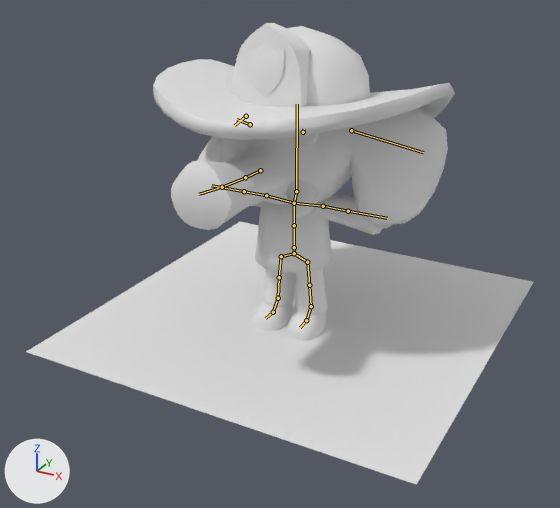
A saved change to the Blender file we fight those wild fews/Assets/Blender Files/ellelefaunt.blend.
The view is the same before and after, from a camera (50 mm lens) standing at (3.49, -6.85, 4.09) and looking at (-0.06, -0.4, 0.87). Every picture has the same lights, and +X, +Y and +Z are marked at lower left. The bones that bend it are drawn over the model as lines.

Objects in the first picture: 'Body', 'Hat', 'Head', 'Plane', 'Tusks'.
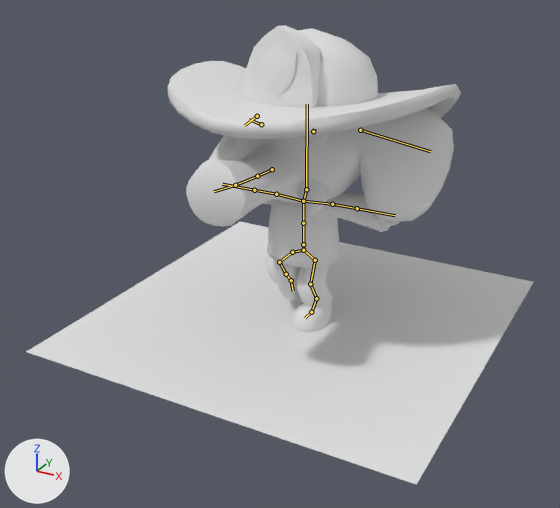
The newer file adds an action. The first version stands in its rest pose; the second is drawn at frame 10 of the action 'Run'.

Changed parts and their boxes (x1, y1, x2, y2) in the pictures (560 x 508 px):
'Head', posed: before (171, 107, 448, 230); after (186, 108, 454, 227)
'Hat', posed: before (153, 23, 455, 140); after (168, 26, 461, 139)
'Body', posed: before (251, 196, 392, 340); after (263, 194, 400, 331)
'Tusks', posed: before (286, 179, 320, 219); after (297, 178, 330, 216)
bone 'HipRoot', root to tip: before (294, 247) to (294, 253); after (303, 244) to (303, 250)
bone 'LegL', root to tip: before (307, 262) to (309, 285); after (315, 260) to (310, 284)
bone 'ForelegL', root to tip: before (309, 285) to (311, 306); after (310, 284) to (316, 298)
bone 'FootL', root to tip: before (311, 306) to (306, 320); after (316, 298) to (311, 312)
bone 'LegR', root to tip: before (281, 256) to (279, 277); after (292, 252) to (279, 262)
bone 'ForelegR', root to tip: before (279, 277) to (278, 298); after (279, 262) to (286, 274)
bone 'FootR', root to tip: before (278, 298) to (273, 312); after (286, 274) to (291, 280)
bone 'ToesR', root to tip: before (273, 312) to (265, 318); after (291, 280) to (293, 291)

The change in detail:
Object 'Armature' (bone_rig_object) moves from (0.0, -0.196, 0.873) to (0.0, 0.025, 0.873).
Bone 'Root' (bone_root) moves from (0.0, 0.0, 0.0) to (-0.048, 0.0, 0.0).
Bone 'HipRoot' (bone_hiproot) turns from (0, 0, 0) to (0, 13, 0) degrees about its own x, y and z.
Bone 'LegL' (bone_legl) turns from (0, 0, 0) to (-23, -14, 6) degrees about its own x, y and z.
Bone 'ForelegL' (bone_forelegl) turns from (0, 0, 0) to (50, 2, -2) degrees about its own x, y and z.
Bone 'FootL' (bone_footl) turns from (0, 0, 0) to (-30, 2, 1) degrees about its own x, y and z.
Bone 'LegR' (bone_legr) turns from (0, 0, 0) to (-87, -9, -7) degrees about its own x, y and z.
Bone 'ForelegR' (bone_forelegr) turns from (0, 0, 0) to (123, 2, -5) degrees about its own x, y and z.
Bone 'FootR' (bone_footr) turns from (0, 0, 0) to (48, -1, 0) degrees about its own x, y and z.
Bone 'ToesR' (bone_toesr) turns from (0, 0, 0) to (-20, 0, 0) degrees about its own x, y and z.
